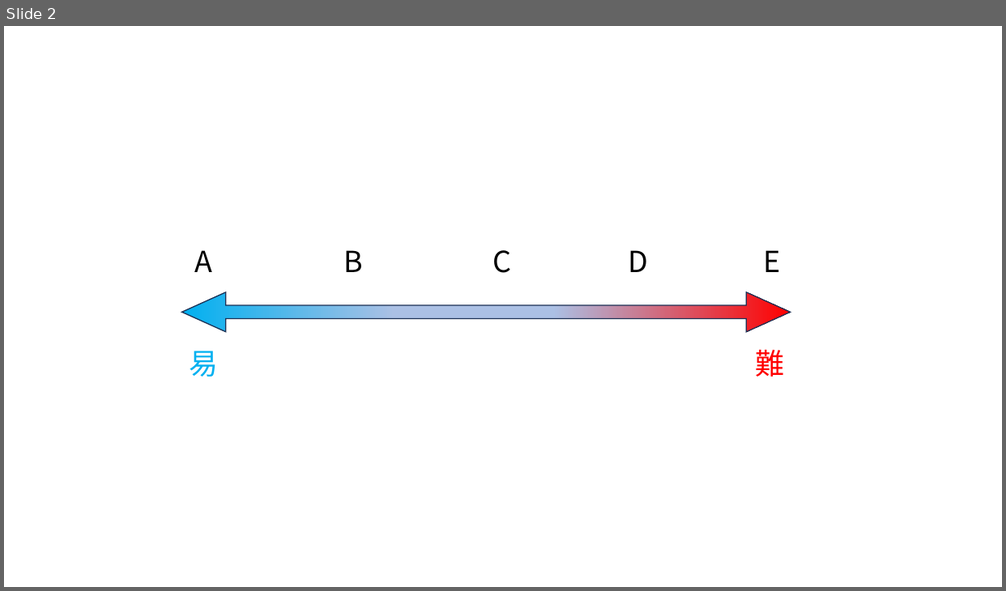
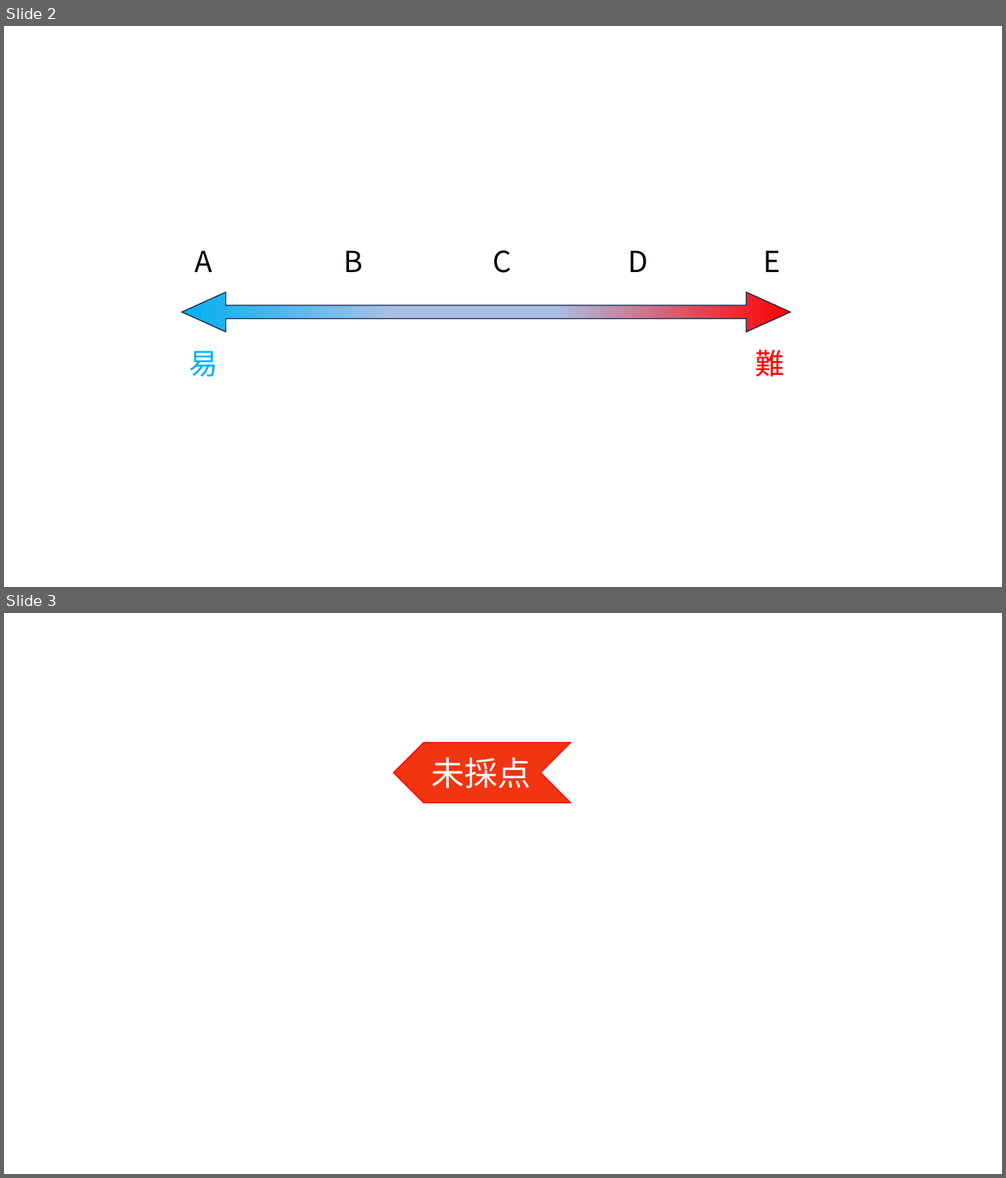
Before and after one commit to Raikou-56/IdeaOfMath, a slide deck: src/imgcre.pptx. Shown one above the other, each under a label of ours: slide 2 before the commit, slides 2 and 3 after it. The pictures are 1006x591 and 1006x1178 pixels, drawn with LibreOffice and Linux fonts; fonts in the diff are those of the drawing. Boxes give left, top, right and bottom in pixels: in the first picture for what was removed or moved away, otherwise in the second. Text is boxed around its words. In the diff, an @@ line names an element or a change of style, - is before the commit and + after.

```diff
--- a/src/imgcre.pptx
+++ b/src/imgcre.pptx
@@ slide 3 added at <box>4,613,1002,1174</box>, background #FFFFFF @@
@@ notched right arrow added at <box>394,743,571,803</box>, fill #F03510, outline #FF0000 1 pt @@
@@ text added at <box>432,757,531,789</box>, 32 pt, text #FFFFFF @@
+未採点
```
Also in this commit, not shown: 1 slide removed, 4 other files.
